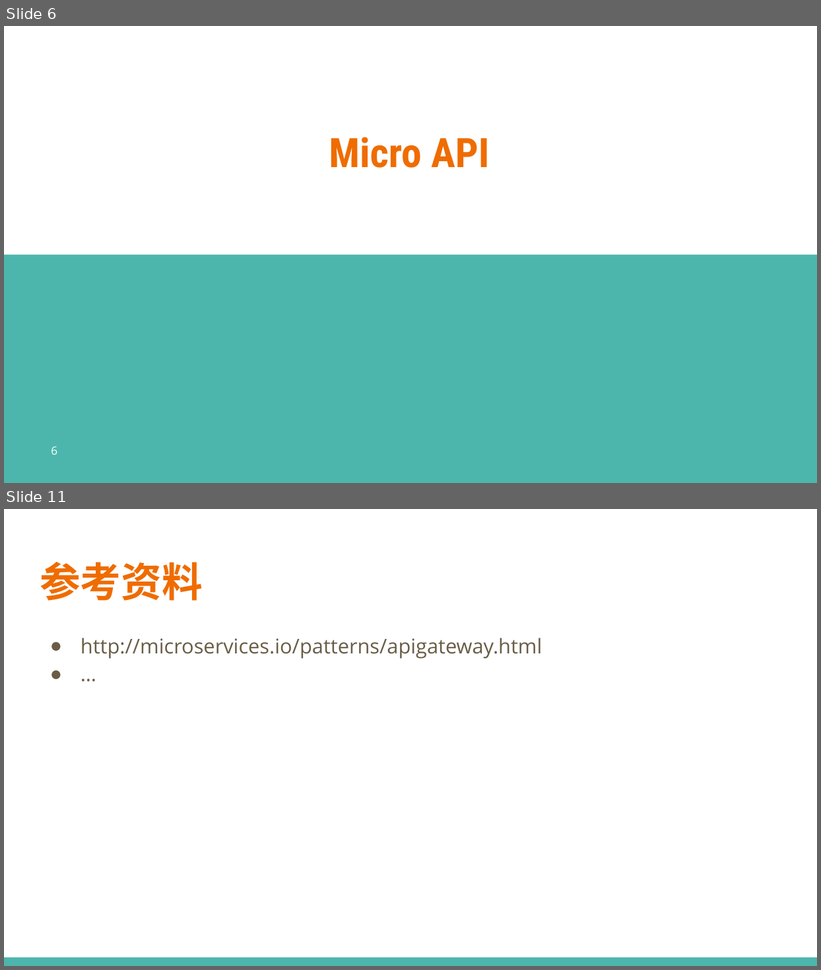
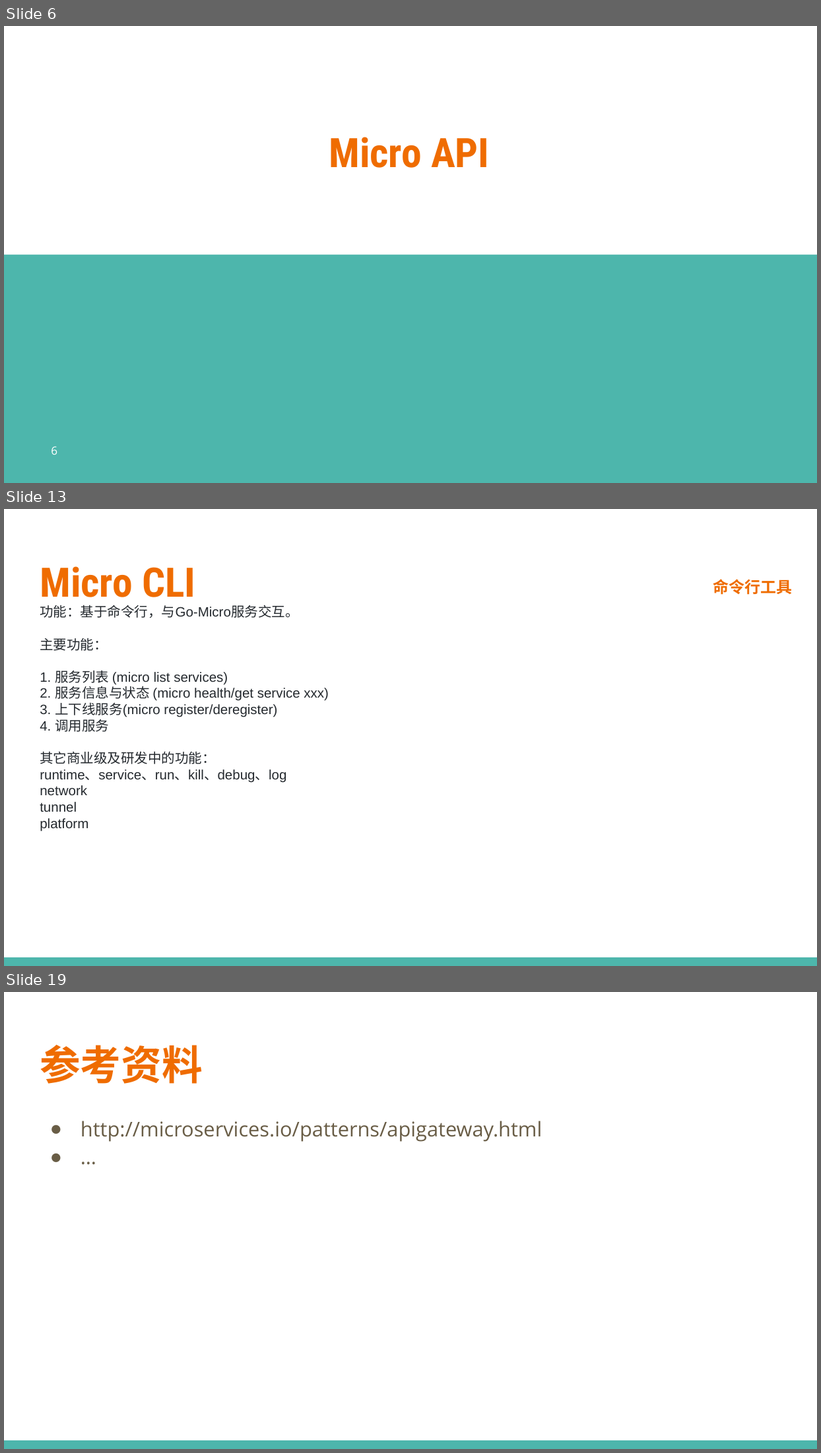
Before and after one commit to printfcoder/stack-rpc-tutorials, a slide deck: others/share/learning-go/【第三期】Micro工具集.pptx. Shown one above the other, each under a label of ours: slides 6 and 11 before the commit, slides 6, 13 and 19 after it; the slides between them are not shown. The pictures are 821x970 and 821x1453 pixels, drawn with LibreOffice and Linux fonts; fonts in the diff are those of the drawing; background and template pictures are left out. Boxes give left, top, right and bottom in pixels: in the first picture for what was removed or moved away, otherwise in the second. Text is boxed around its words. In the diff, an @@ line names an element or a change of style, - is before the commit and + after.

Commit message:
夜读资料 update Micro Proxy

```diff
--- a/others/share/learning-go/【第三期】Micro工具集.pptx
+++ b/others/share/learning-go/【第三期】Micro工具集.pptx
@@ slide 13 added at box(4, 509, 817, 966), background #FFFFFF; not listed: 1 template element that a slide beside it also shows @@
@@ title added at box(40, 566, 195, 607), 36 pt, text #EF6C00, bold @@
+Micro CLI
@@ text added at box(713, 579, 792, 595), 14 pt, text #EF6C00, bold @@
+命令行工具
@@ text added at box(40, 605, 329, 831), 12 pt, text #24292E @@
+功能：基于命令行，与Go-Micro服务交互。
+主要功能：
+1. 服务列表 (micro list services)
+2. 服务信息与状态 (micro health/get service xxx)
+3. 上下线服务(micro register/deregister)
+4. 调用服务
+其它商业级及研发中的功能：
+runtime、service、run、kill、debug、log
+network
+tunnel
+platform
@@ what was slide 11 is now slide 19 @@
```
Also in this commit, not shown: 4 slides changed, 7 other slides added, 17 other files.
